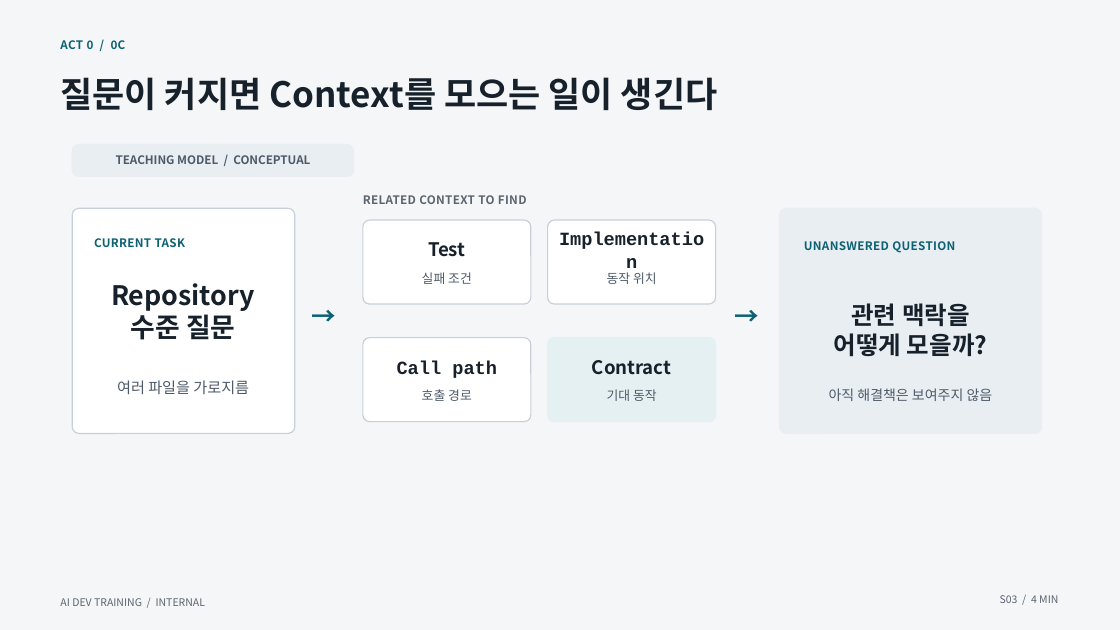
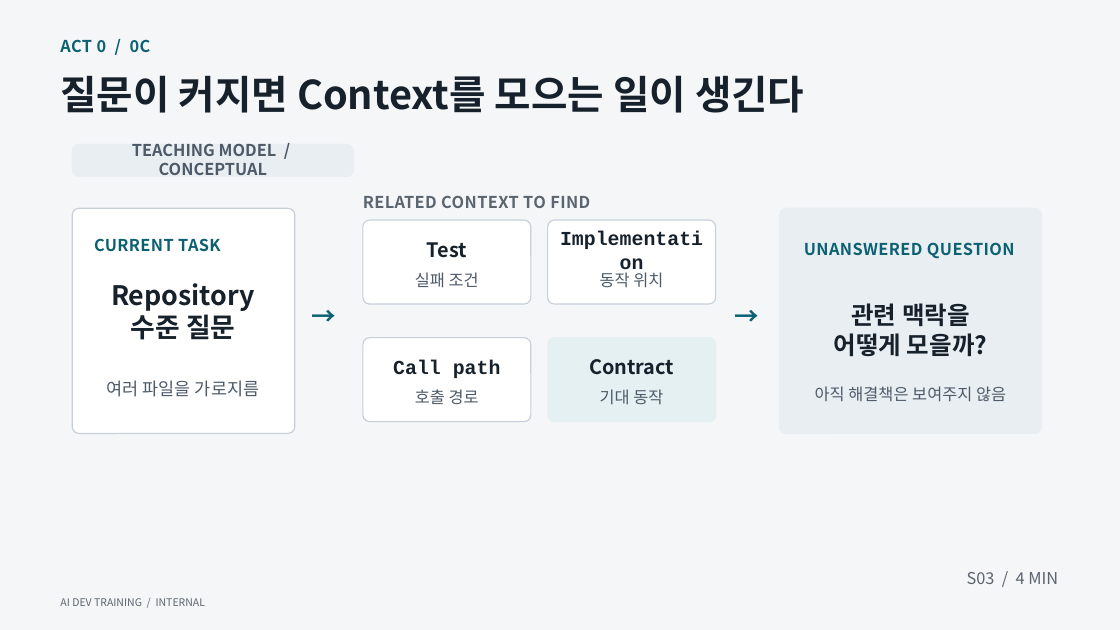
Before and after one commit to GideokKim/ai-dev-training, a slide deck: slide 3 of production/ACT_0.pptx. Drawn at 1120x630 pixels with LibreOffice and Linux fonts; fonts in the diff are those of the drawing. Boxes give left, top, right and bottom in pixels: in the first picture for what was removed or moved away, otherwise in the second. Text is boxed around its words. In the diff, an @@ line names an element or a change of style, - is before the commit and + after.

Commit message:
feat(production): revise ACT 0 typography and demo path
Improve slide readability and package the static TRIAL-001 route for review.

```diff
--- a/production/ACT_0.pptx
+++ b/production/ACT_0.pptx
@@ text "질문이 커지면 Context를 모으는 일이 ..." at [60,75,804,113]: size 30 to 34 pt @@
@@ size 10 to 14 pt in 5 elements at [132,144,277,175], [60,39,151,52], [363,195,590,208], [804,242,1015,259], [94,238,220,252] @@
@@ size 16 to 17 pt in 4 elements at [427,242,467,258], [558,235,706,264], [393,360,501,378], [589,359,674,375] @@
@@ text "여러 파일을 가로지름" at [107,380,259,397]: size 13 to 15 pt @@
@@ size 11 to 14 pt in 4 elements at [415,272,479,288], [600,269,663,288], [415,389,479,404], [600,389,663,404] @@
@@ text "아직 해결책은 보여주지 않음" at [815,386,1006,402]: size 12 to 14 pt @@
@@ text "S03 / 4 MIN": place and size @@
-text "S03 / 4 MIN" at [1000,595,1058,603]
+text "S03 / 4 MIN" at [967,572,1058,584]
@@ text "S03 / 4 MIN" at [967,572,1058,584]: size 9 to 14 pt @@
```
Also in this commit, not shown: 8 other slides changed, 12 other files.
